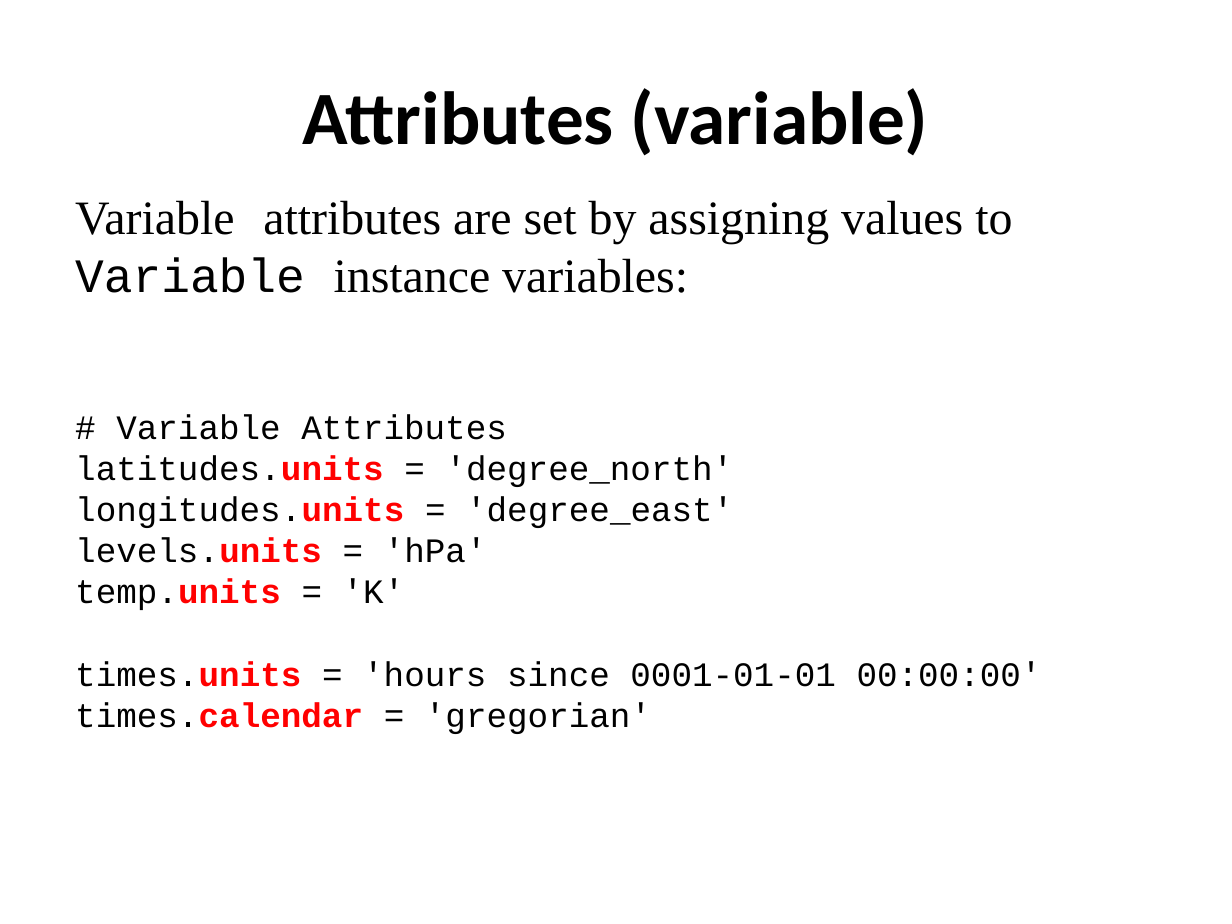
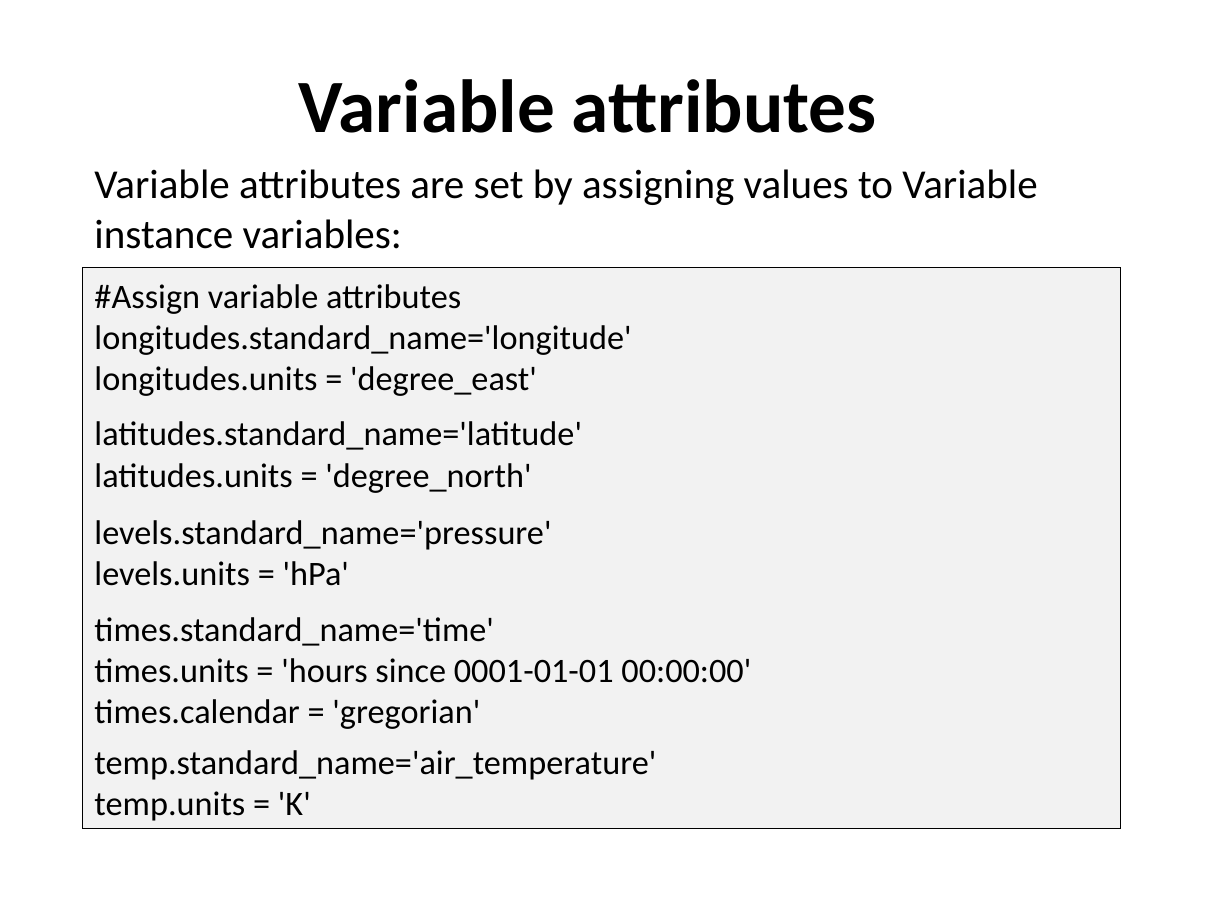
Before and after one commit to ncasuk/ncas-isc, a slide deck: slide 11 of python/presentations/read_write_data/11_create_netcdf_python.ppt (slide 12 before the commit). Drawn at 1232x924 pixels with LibreOffice and Linux fonts; fonts in the diff are those of the drawing; background and template pictures are left out. Boxes give left, top, right and bottom in pixels: in the first picture for what was removed or moved away, otherwise in the second. Text is boxed around its words. In the diff, an @@ line names an element or a change of style, - is before the commit and + after.

```diff
--- a/python/presentations/read_write_data/11_create_netcdf_python.ppt
+++ b/python/presentations/read_write_data/11_create_netcdf_python.ppt
@@ text at box(298, 79, 877, 133): text changed @@
-Attributes (variable)
+Variable attributes
@@ text "Variable attributes are set by ...": place and size @@
-text "Variable attributes are set by ..." at box(75, 200, 1012, 293)
+text "Variable attributes are set by ..." at box(94, 169, 1037, 249)
@@ text "Variable attributes are set by ..." at box(94, 169, 1037, 249): size 28 to 24 pt; font Times New Roman to Calibri in "Variable attributes are set by assigning values ..."; font Courier New to Calibri in "Variable" @@
@@ rectangle added at box(83, 267, 1121, 828), fill #F2F2F2, outline #000000 0.74 pt, 20 pt, text #000000 @@
+#Assign variable attributes
+longitudes.standard_name='longitude'
+longitudes.units = 'degree_east'
+latitudes.standard_name='latitude'
+latitudes.units = 'degree_north'
+levels.standard_name='pressure'
+levels.units = 'hPa'
+times.standard_name='time'
+times.units = 'hours since 0001-01-01 00:00:00'
+times.calendar = 'gregorian'
+temp.standard_name='air_temperature'
+temp.units = 'K'
@@ text removed at box(75, 414, 1042, 734) @@
-# Variable Attributes
-latitudes.units = 'degree_north'
-longitudes.units = 'degree_east'
-levels.units = 'hPa'
-temp.units = 'K'
-times.units = 'hours since 0001-01-01 00:00:00'
-times.calendar = 'gregorian'
```
Also in this commit, not shown: 17 other slides changed, 3 slides added, 4 slides removed, 3 other files.
